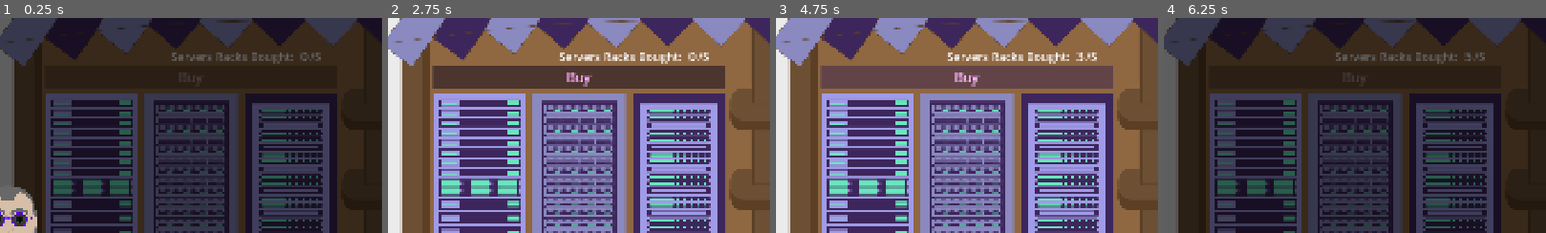
Above: before the commit, frames 1-4 (left to right).
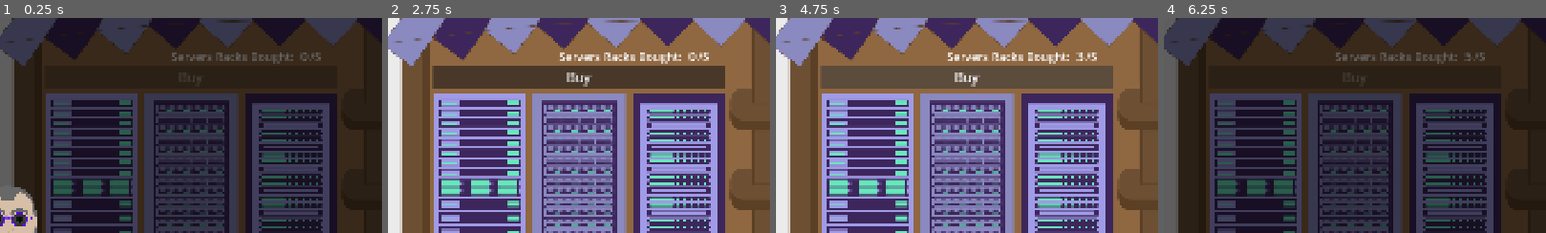
Above: after the commit, the same moments.

Repository: krishna3960/EducationTechnology
Game: Godot game, scene res://Scenes/Shop.tscn
The game is run twice, just before and just after one commit, with the same random seed, the same clock (stepped at 60 frames per second) and the same inputs. This scene is started directly instead of the project's main scene. The engine's default icon, where the game draws it, is replaced by a stand-in: a white triangle on a blue panel in a dark square.
Inputs (mouse positions are % of the whole screen's width and height, from its top left):
- Up to frame 1 (0.25 s): no input
- Up to frame 2 (2.75 s): tap Enter (ui_accept) at 0.5, 0.77 s; move the mouse to (72, 45) at 0.52 s; hold D (move_right) 0.53-1.25 s; click (72, 45) at 0.67 s; click "Start Shopping ->" at 1.25 s; drag from (30, 55) to (45, 70) at 2.02 s
- Up to frame 3 (4.75 s): click "Buy" at 2.75 s; tap Enter (ui_accept) at 3.5, 4.25 s; move the mouse to (60, 28) at 3.52 s; hold D (move_right) 3.53-4.25 s; drag from (45, 70) to (20, 35) at 4.27 s
- Up to frame 4 (6.25 s): tap Enter (ui_accept) at 5, 5.27 s; move the mouse to (80, 65) at 5.02 s; hold A (move_left) 5.03-5.75 s; drag from (20, 35) to (35, 25) at 5.77 s
The pictures show only the part of the screen within x 6-56%, y 20-70%; the shares and areas given below are measured in that part.

The runs differ from the first frame. In frame 2, 0.1% of the frame differs, in the area x 46-53%, y 25-31%; in frame 3, 0.2%, in the area x 46-53%, y 25-32%; in frame 4, less than 0.1%.

Commit message:
feat: flash shop button. if you miss the buy button please find god

Diff:
--- a/educational-game/Scripts/shop.gd
+++ b/educational-game/Scripts/shop.gd
@@ -153,11 +153,19 @@
 	update_all_prices()
 
 func pulse_buttons():
+	const FLASH_HOLD: float = 0.3
+	const FLASH_GAP: float = 1.5
 	for button in _get_buy_buttons():
-		var tween = create_tween()
-		tween.set_loops()
-		tween.tween_property(button, "modulate", Color(1.267, 0.698, 1.432, 1.0), 1)
-		tween.tween_property(button, "modulate", Color(1, 1, 1, 1), 1)
+		var normal_style: StyleBox = button.get_theme_stylebox("normal")
+		var hover_style: StyleBox = button.get_theme_stylebox("hover")
+		if normal_style == null or hover_style == null:
+			continue
+		var t : Tween = button.create_tween()
+		t.set_loops()
+		t.tween_callback(func(): button.add_theme_stylebox_override("normal", hover_style))
+		t.tween_interval(FLASH_HOLD)
+		t.tween_callback(func(): button.add_theme_stylebox_override("normal", normal_style))
+		t.tween_interval(FLASH_GAP)
 
 func show_price_hikes():
 	for hike in price_hikes:
